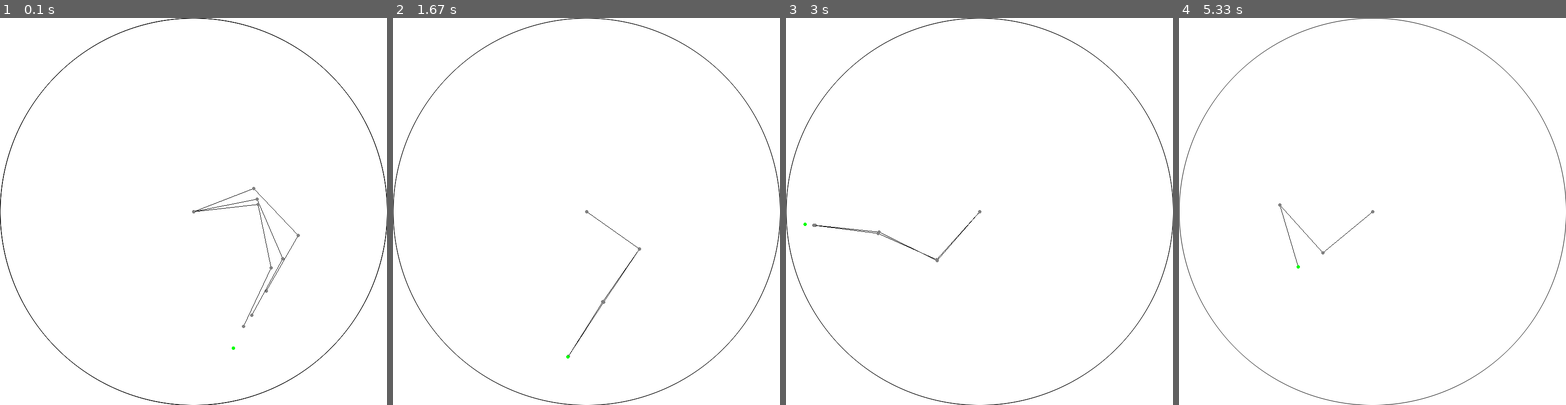
Above: before the commit, frames 1-4 (left to right).
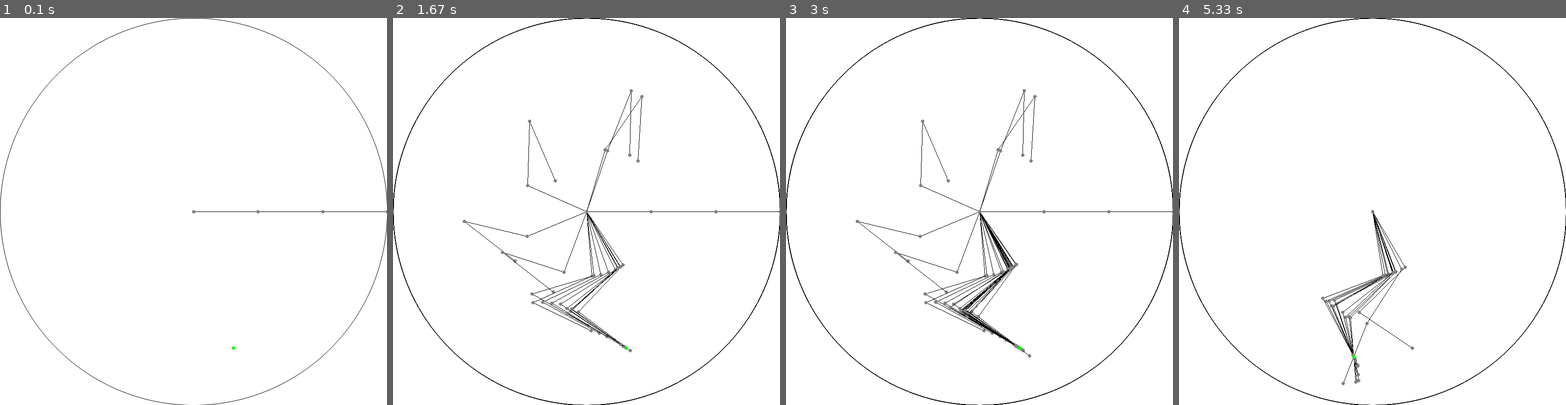
Above: after the commit, the same moments.

Repository: SaltyHash/robotlib
Game: pygame game, started from src/python/robotlib/kinematics/inverse/inverse_demo.py
Same seed, same stepped clock (60 frames per second), same inputs: the game is played once before the commit and once after it.
Inputs:
- Up to frame 1 (0.1 s): no input
- Up to frame 2 (1.67 s): no input
- Up to frame 3 (3 s): no input
- Up to frame 4 (5.33 s): no input

The runs differ from the first frame. In frame 1, 0.9% of the frame differs, in the area x 0-100%, y 0-100%; in frame 2, 1.6%; in frame 3, 1.9%; in frame 4, 1.4%.

Commit message:
Add callbacks to RandomInverseSolver and extract testing stuff into demo code

Diff:
--- a/src/python/robotlib/kinematics/inverse/inverse_demo.py
+++ b/src/python/robotlib/kinematics/inverse/inverse_demo.py
@@ -2,14 +2,80 @@
 import time
 from dataclasses import dataclass
 from math import pi, cos, sin
+from typing import Optional
 
 import numpy as np
+import pygame
 
 from robotlib.geometry import Point2d
+from robotlib.kinematics.forward.basic_solver import BasicForwardSolver
+from robotlib.kinematics.inverse.random_solver import RandomInverseSolver, Context
 from robotlib.kinematics.inverse.solver_cache import InverseSolverCache
-from robotlib.kinematics.inverse.random_solver import RandomInverseSolver
-from robotlib.kinematics.forward.basic_solver import BasicForwardSolver
 from robotlib.kinematics.system import System
+from robotlib.viz.color import Colors
+from robotlib.viz.pygame_canvas import PygameCanvas
+
+
+class RandomInverseSolverWithDrawing(RandomInverseSolver):
+    canvas: PygameCanvas
+    should_draw: bool
+    fps: Optional[float]
+
+    def __init__(self, *args, should_draw: bool = True, fps: float = 60., **kwargs):
+        super().__init__(*args, **kwargs)
+        self.should_draw = should_draw
+        self.fps = fps
+
+    def start_callback(self, context: 'Context') -> None:
+        self._draw(context.system, context.target_point, clear=True)
+
+    def post_step_callback(self, context: 'Context') -> None:
+        self._draw(context.system, context.target_point, clear=False)
+
+    def end_callback(self, context: 'Context') -> None:
+        self._draw(context.system, context.target_point, clear=True)
+        time.sleep(0.5)
+
+    def _draw(self, system: System, target: Point2d, clear: bool = True) -> None:
+        if not self.should_draw:
+            return
+
+        try:
+            canvas = self.canvas
+        except AttributeError:
+            pygame.init()
+            surface = pygame.display.set_mode((800, 800))
+            canvas = self.canvas = PygameCanvas(surface)
+
+        scale = canvas.height / 2 / system.max_length
+        base_point = canvas.center
+
+        points = [
+            scale * point + base_point
+            for point in self.forward_solver.solve(system)
+        ]
+
+        if clear:
+            canvas.fill(Colors.WHITE)
+
+        canvas.draw_circle(base_point, scale * system.max_length, width=1)
+
+        for i in range(len(points) - 1):
+            point_a, point_b = points[i:i + 2]
+            canvas.draw_line(point_a, point_b, Colors.BLACK, width=1)
+
+        for point in points:
+            canvas.draw_circle(point, 3, Colors.GRAY)
+
+        target_radius = round(scale * self.tolerance)
+        target_radius = max(target_radius, 3)
+        canvas.draw_circle(scale * target + base_point, target_radius, Colors.GREEN)
+
+        canvas.render()
+        pygame.event.clear()
+
+        if self.fps is not None:
+            time.sleep(1 / self.fps)
 
 
 def test0():
@@ -36,13 +102,15 @@
         for joint in system.joints:
             joint.resolution = r
 
-    bs = RandomInverseSolver(
+    solver = RandomInverseSolverWithDrawing(
         BasicForwardSolver(),
+        should_draw=True,
+        fps=10,
         epsilon_zero=pi,
         epsilon_decay=.8,
         point_at_target_on_start=0,
     )
-    bs = InverseSolverCache(bs, precision=0.1)
+    solver = InverseSolverCache(solver, precision=0.1)
 
     angle = 0
     x, dx = .8, .1
@@ -62,10 +130,10 @@
         # y = (.8 - abs(x)) * (1 if dx > 0 else -1)
         # target_point = Point2d(x=x, y=y)
 
-        bs.solve(system, target_point)
+        solver.solve(system, target_point)
 
         print(f'final system: {system}')
-        print(f'len(cache)={len(bs)}')
+        # print(f'len(cache)={len(solver)}')
         # time.sleep(1 / 60)
 
 
@@ -75,15 +143,14 @@
     # 1 / (1 - a) = n
     # a = (n - 1) / n
 
-    rbs = RandomInverseSolver(
+    # rbs = RandomInverseSolver(
+    rbs = RandomInverseSolverWithDrawing(
         BasicForwardSolver(),
         # epsilon_zero=pi / 2,
         # epsilon_decay=0.95,
         epsilon_zero=pi,
         epsilon_decay=.96,
-
         point_at_target_on_start=False,
-        should_draw=False,
     )
     bs = InverseSolverCache(rbs, precision=0.1)
 
--- a/src/python/robotlib/kinematics/inverse/random_solver.py
+++ b/src/python/robotlib/kinematics/inverse/random_solver.py
@@ -1,43 +1,54 @@
 import random
-import time
 from dataclasses import dataclass
-from dataclasses import field
 from math import pi, atan2
 
-import pygame
-
 from robotlib.geometry import Point2d
+from robotlib.kinematics.forward.solver import ForwardSolver
 from robotlib.kinematics.inverse.solver import InverseSolver
-from robotlib.kinematics.forward.solver import ForwardSolver
 from robotlib.kinematics.system import System, Length
 from robotlib.utils import pick_k
-from robotlib.viz.color import Colors
-from robotlib.viz.pygame_canvas import PygameCanvas
 
 
-@dataclass
-class RandomInverseSolverStats:
-    steps: int = 0
-    best_dist: Length = 0.
-    stop_reason: str = ''
+class RandomInverseSolver(InverseSolver):
+    """Uses greedy random search to solve the inverse kinematics of a system."""
 
+    forward_solver: ForwardSolver
+    tolerance: float
+    max_steps: int
+    epsilon_zero: float
+    epsilon_decay: float
+    epsilon_dist_decay: float
+    min_epsilon: float
+    point_at_target_on_start: bool
+    max_joints_to_jiggle: int
+    rng: random.Random
 
-@dataclass
-class RandomInverseSolver(InverseSolver):
-    forward_solver: ForwardSolver
-    tolerance: float = 0.001
-    max_steps: int = 10000
-    epsilon_zero: float = pi / 2
-    epsilon_decay: float = 0.99
-    epsilon_dist_decay: float = .96
-    min_epsilon: float = 0.001
-    point_at_target_on_start: bool = True
-    max_joints_to_jiggle: int = 2
-    rng: random.Random = field(default_factory=random.Random)
+    stats: 'Stats'
+    """Info about the last run."""
 
-    stats: 'RandomInverseSolverStats' = field(default_factory=RandomInverseSolverStats)
-
-    should_draw: bool = True
+    def __init__(
+            self,
+            forward_solver: ForwardSolver,
+            tolerance: float = 0.001,
+            max_steps: int = 10000,
+            epsilon_zero: float = pi / 2,
+            epsilon_decay: float = 0.99,
+            epsilon_dist_decay: float = .96,
+            min_epsilon: float = 0.001,
+            point_at_target_on_start: bool = True,
+            max_joints_to_jiggle: int = 2,
+            rng: random.Random = None,
+    ):
+        self.forward_solver = forward_solver
+        self.tolerance = tolerance
+        self.max_steps = max_steps
+        self.epsilon_zero = epsilon_zero
+        self.epsilon_decay = epsilon_decay
+        self.epsilon_dist_decay = epsilon_dist_decay
+        self.min_epsilon = min_epsilon
+        self.point_at_target_on_start = point_at_target_on_start
+        self.max_joints_to_jiggle = max_joints_to_jiggle
+        self.rng = rng or random.Random()
 
     def solve(
             self,
@@ -45,7 +56,7 @@
             target_point: Point2d,
             base_point: Point2d = Point2d(0, 0),
     ) -> System:
-        self.stats = RandomInverseSolverStats()
+        self.stats = Stats()
 
         if self.point_at_target_on_start:
             self._point_arm_at_target(system, target_point, base_point)
@@ -59,6 +70,9 @@
 
         min_resolution = min(joint.resolution for joint in system.joints)
         min_epsilon = max(self.min_epsilon, min_resolution)
+
+        context = Context(system, target_point, base_point)
+        self.start_callback(context)
 
         while True:
             if self.stats.steps > self.max_steps - 1:
@@ -85,7 +99,6 @@
             else:
                 system.angles = best_angles
                 epsilon *= self.epsilon_decay
-                self._draw(system, target_point)
 
             self._jiggle(system, epsilon)
 
@@ -93,13 +106,23 @@
 
             self.stats.steps += 1
 
-            # TODO REMOVE THIS
-            self._draw(system, target_point, clear=False)
+            self.post_step_callback(context)
 
-        # TODO REMOVE THIS
-        self._draw(system, target_point)
+        self.end_callback(context)
 
         return system
+
+    def start_callback(self, context: 'Context') -> None:
+        """Run once before the first step begins."""
+        pass
+
+    def post_step_callback(self, context: 'Context') -> None:
+        """Run after each step."""
+        pass
+
+    def end_callback(self, context: 'Context') -> None:
+        """Run after the last step."""
+        pass
 
     def _point_arm_at_target(self, system: System, target_point: Point2d, base_point: Point2d) -> None:
         joints = system.joints
@@ -144,42 +167,16 @@
         global_joint_angle = sum(j.angle for j in system.joints)
         last_joint.angle -= global_joint_angle - angle_to_target
 
-    def _draw(self, system: System, target: Point2d, clear: bool = True) -> None:
-        if not self.should_draw:
-            return
 
-        try:
-            canvas = self.canvas
-        except AttributeError:
-            pygame.init()
-            surface = pygame.display.set_mode((800, 800))
-            canvas = self.canvas = PygameCanvas(surface)
+@dataclass
+class Stats:
+    steps: int = 0
+    best_dist: Length = 0.
+    stop_reason: str = ''
 
-        scale = canvas.height / 2 / system.max_length
-        base_point = canvas.center
 
-        points = [
-            scale * point + base_point
-            for point in self.forward_solver.solve(system)
-        ]
-
-        if clear:
-            canvas.fill(Colors.WHITE)
-
-        canvas.draw_circle(base_point, scale * system.max_length, width=1)
-
-        for i in range(len(points) - 1):
-            point_a, point_b = points[i:i + 2]
-            canvas.draw_line(point_a, point_b, Colors.BLACK, width=1)
-
-        for point in points:
-            canvas.draw_circle(point, 3, Colors.GRAY)
-
-        target_radius = round(scale * self.tolerance)
-        target_radius = max(target_radius, 3)
-        canvas.draw_circle(scale * target + base_point, target_radius, Colors.GREEN)
-
-        canvas.render()
-        pygame.event.clear()
-
-        time.sleep(1 / 60)
+@dataclass
+class Context:
+    system: System
+    target_point: Point2d
+    base_point: Point2d
